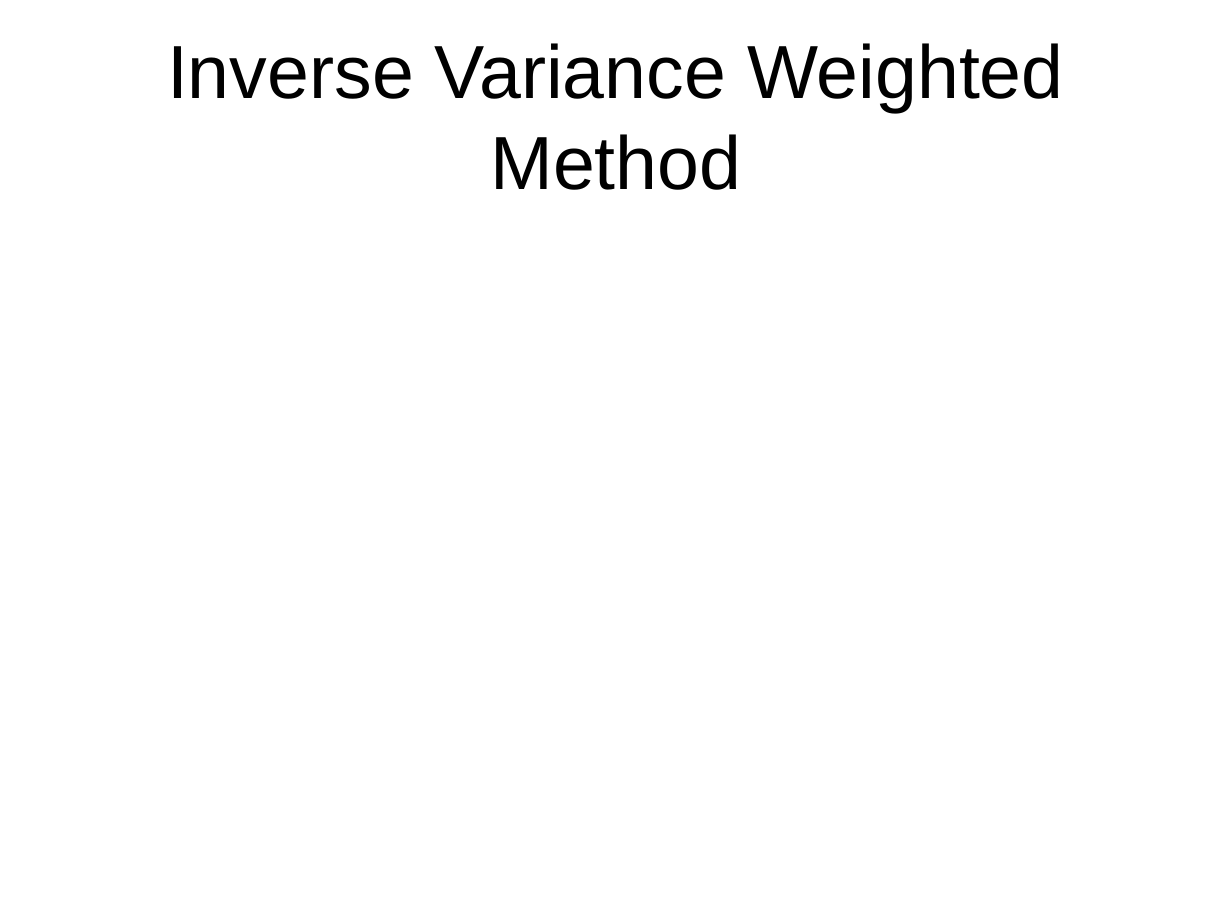
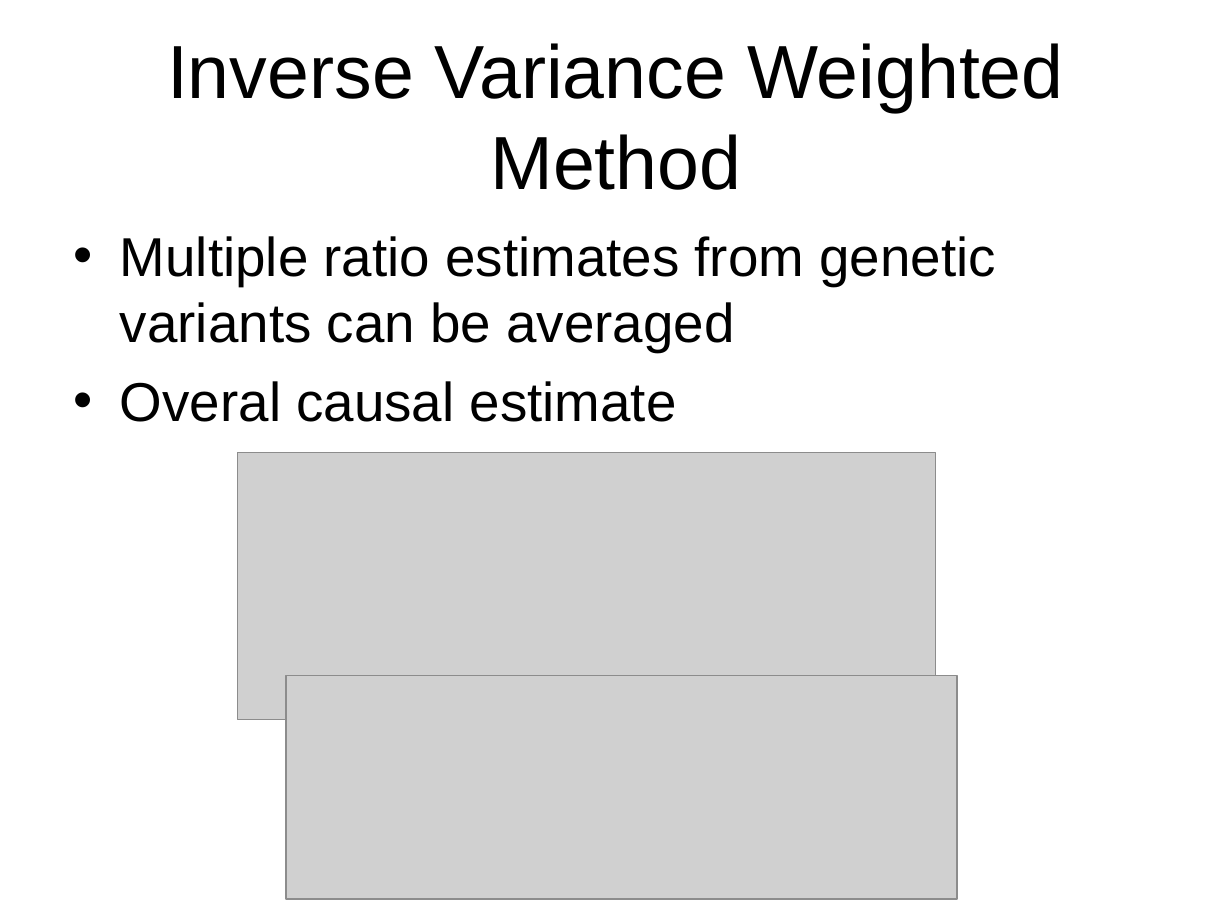
Before and after one commit to matthijsknigge/mendelianrandomization, a slide deck: slide 10 of internship/presentation.ppt (slide 8 before the commit). Drawn at 1232x924 pixels with LibreOffice and Linux fonts; fonts in the diff are those of the drawing; grey boxes stand for pictures. Boxes give left, top, right and bottom in pixels: in the first picture for what was removed or moved away, otherwise in the second. Text is boxed around its words. In the diff, an @@ line names an element or a change of style, - is before the commit and + after.

```diff
--- a/internship/presentation.ppt
+++ b/internship/presentation.ppt
@@ text added at [120,236,995,422], 32 pt, text #000000 @@
+• Multiple ratio estimates from genetic variants can be averaged
+• Overal causal estimate
@@ picture added at [238,452,935,719] @@
@@ picture added at [286,675,957,899] @@
```
Also in this commit, not shown: 3 other slides changed, 15 slides added, 1 slide removed, 4 other files.
